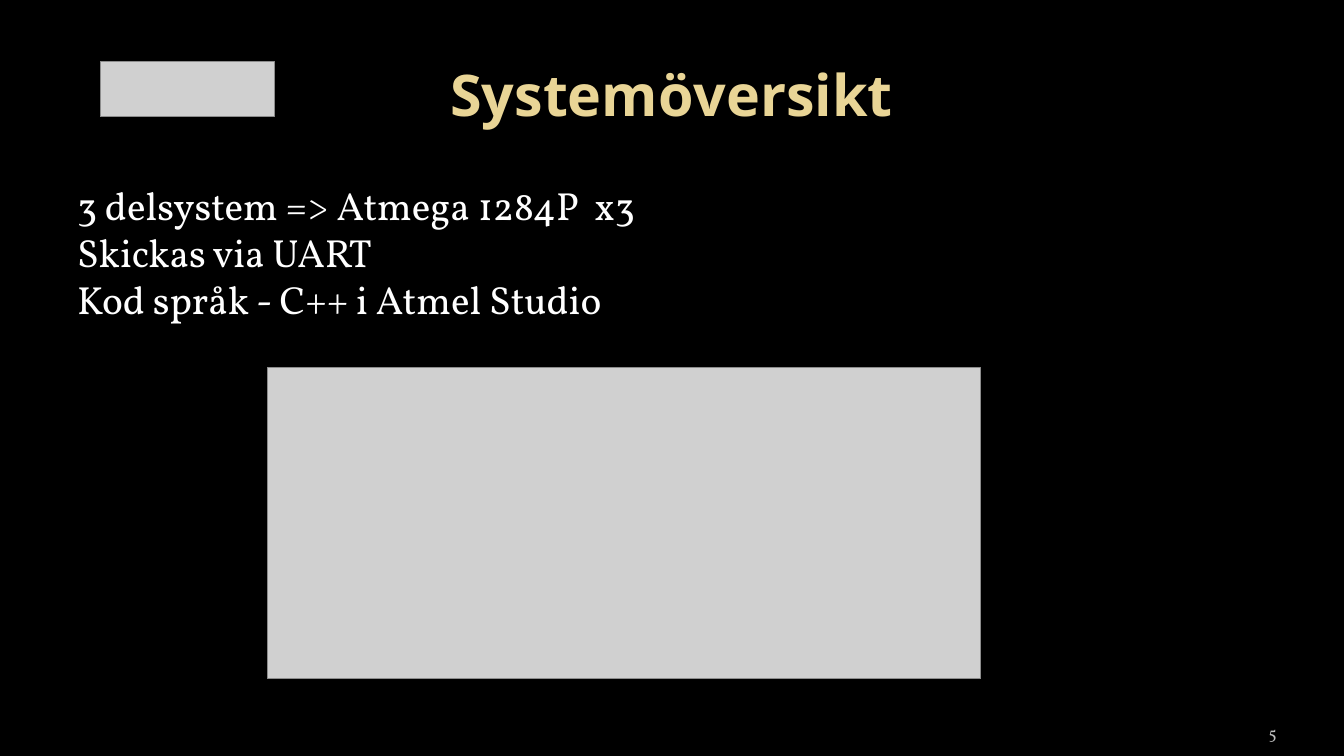
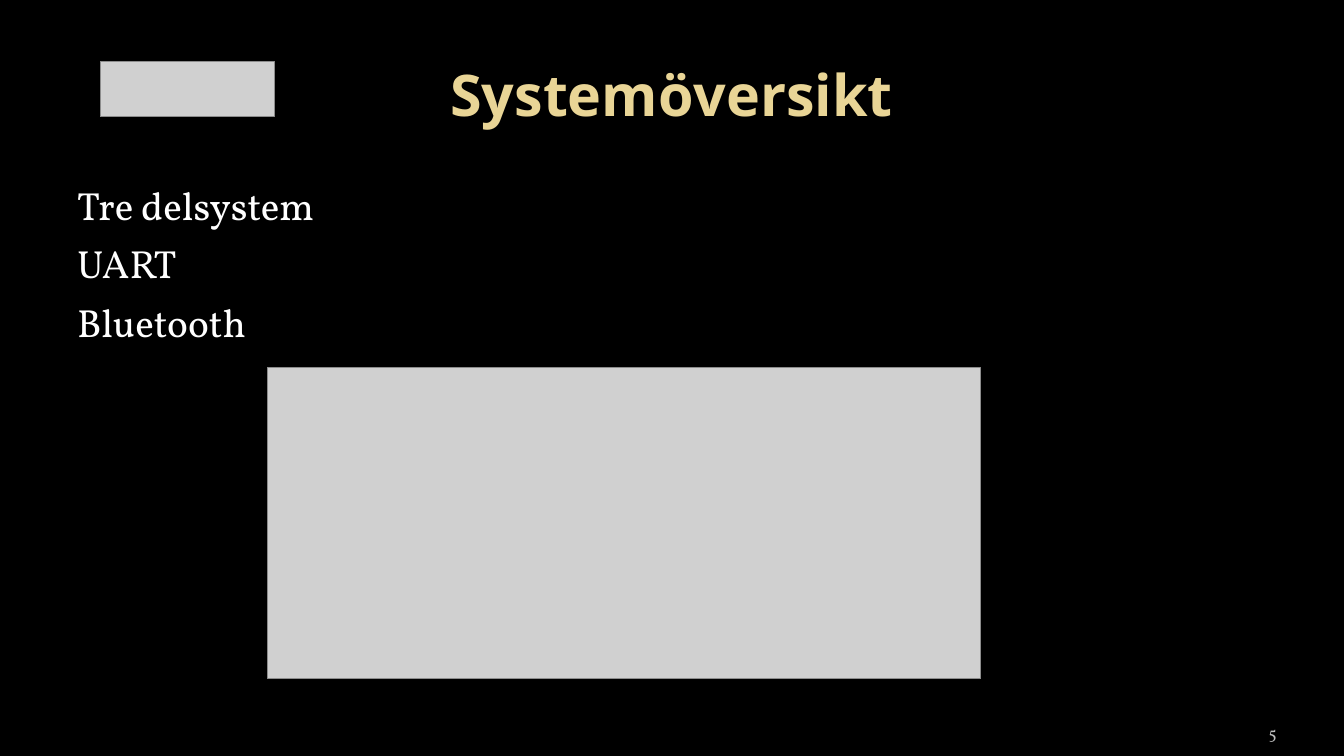
Before and after one commit to towni0/TSEA29---MrRobot, a slide deck: slide 5 of docs/TSEA29 - presentation v.01.pptx. Drawn at 1344x756 pixels with LibreOffice and Linux fonts; fonts in the diff are those of the drawing; grey boxes stand for pictures; background and template pictures are left out. Boxes give left, top, right and bottom in pixels: in the first picture for what was removed or moved away, otherwise in the second. Text is boxed around its words. In the diff, an @@ line names an element or a change of style, - is before the commit and + after.

```diff
--- a/docs/TSEA29 - presentation v.01.pptx
+++ b/docs/TSEA29 - presentation v.01.pptx
@@ text at box(77, 192, 314, 230): text changed @@
-3 delsystem => Atmega 1284P x3
-Skickas via UART
-Kod språk - C++ i Atmel Studio
+Tre delsystem
@@ text added at box(77, 251, 176, 279), 28 pt, text #FFFFFF @@
+UART
@@ text added at box(77, 309, 246, 338), 28 pt, text #FFFFFF @@
+Bluetooth
```
Also in this commit, not shown: 6 other slides changed.
